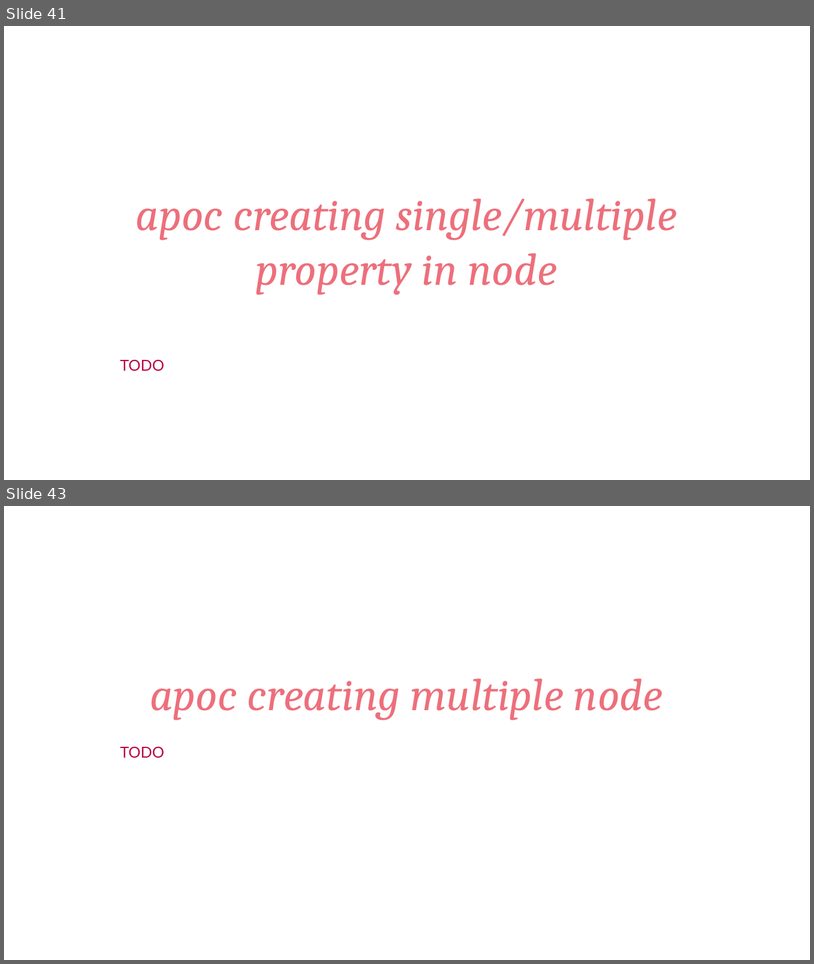
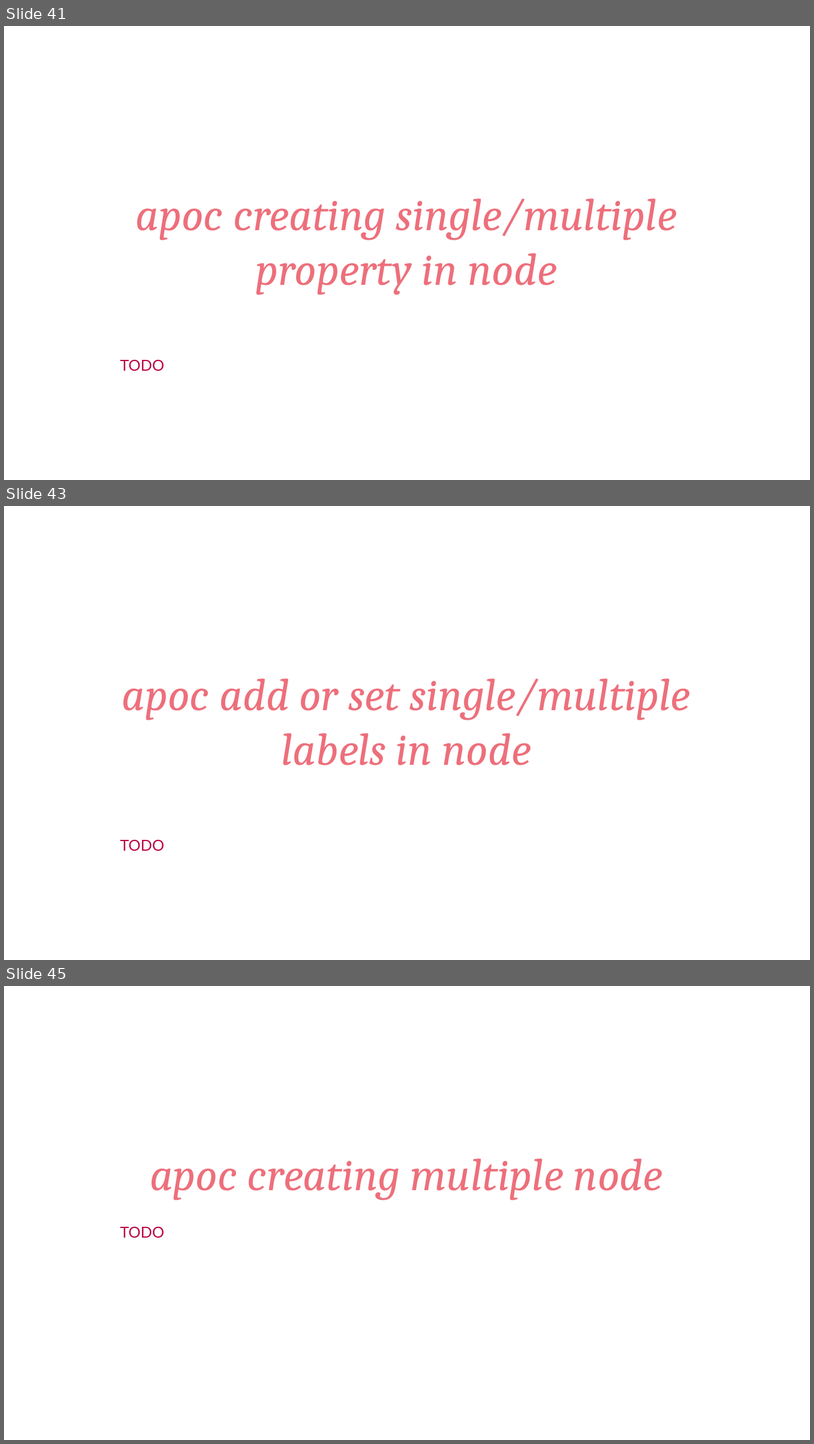
Before and after one commit to Saleel-Bagde/PPT-s, a slide deck: Neo4j.pptx. Shown one above the other, each under a label of ours: slides 41 and 43 before the commit, slides 41, 43 and 45 after it; the slides between them are not shown. The pictures are 814x964 and 814x1444 pixels, drawn with LibreOffice and Linux fonts; fonts in the diff are those of the drawing. Boxes give left, top, right and bottom in pixels: in the first picture for what was removed or moved away, otherwise in the second. Text is boxed around its words. In the diff, an @@ line names an element or a change of style, - is before the commit and + after.

```diff
--- a/Neo4j.pptx
+++ b/Neo4j.pptx
@@ slide 43 added at [4, 506, 810, 960], background #FFFFFF @@
@@ text added at [122, 678, 691, 765], 54 pt, text #ED6F7B, italic @@
+apoc add or set single/multiple labels in node
@@ text added at [120, 839, 165, 851], 18 pt, text #BB0643 @@
+TODO
@@ what was slide 43 is now slide 45 @@
```
Also in this commit, not shown: 3 slides changed, 1 other slide added.
